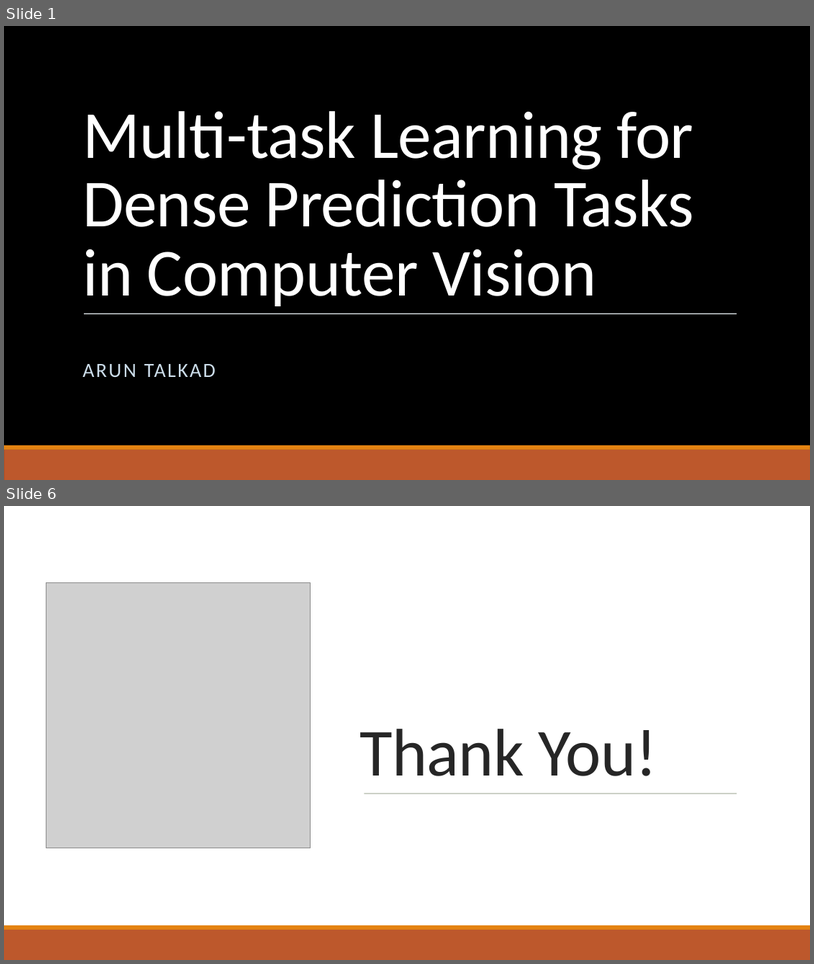
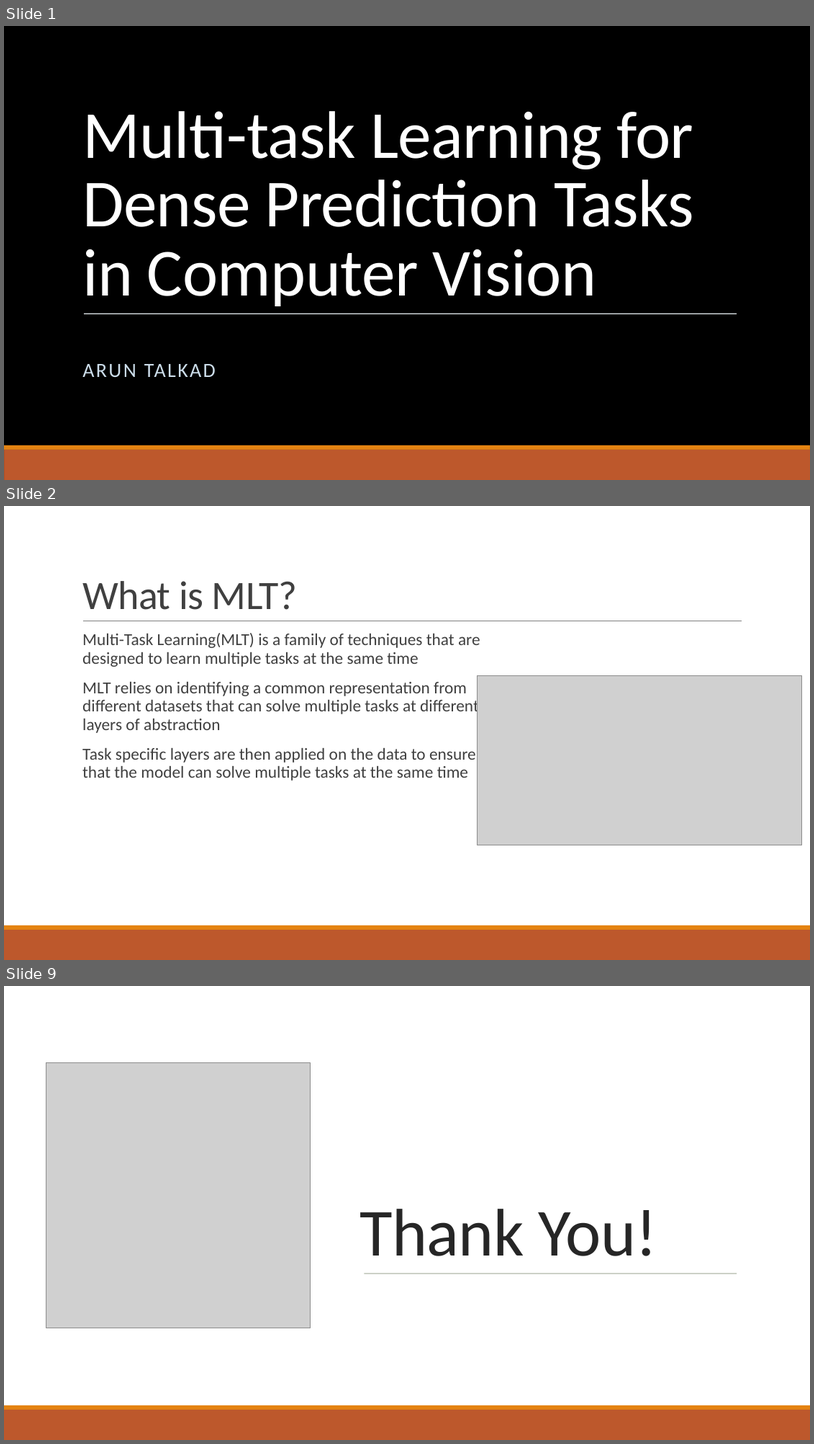
Before and after one commit to arunt-sjsu/advanced_deep_learning, a slide deck: short_story_assignment/MLT for Dense Predictions.pptx. Shown one above the other, each under a label of ours: slides 1 and 6 before the commit, slides 1, 2 and 9 after it; the slides between them are not shown. The pictures are 814x964 and 814x1444 pixels, drawn with LibreOffice and Linux fonts; fonts in the diff are those of the drawing; grey boxes stand for pictures; background and template pictures are left out. Boxes give left, top, right and bottom in pixels: in the first picture for what was removed or moved away, otherwise in the second. Text is boxed around its words. In the diff, an @@ line names an element or a change of style, - is before the commit and + after.

```diff
--- a/short_story_assignment/MLT for Dense Predictions.pptx
+++ b/short_story_assignment/MLT for Dense Predictions.pptx
@@ slide 2 added at [4, 506, 810, 960], background #FFFFFF; not listed: 2 template elements that a slide beside it also shows @@
@@ title added at [82, 581, 298, 610], 48 pt, text #404040 @@
+What is MLT?
@@ text added at [82, 633, 481, 780], 20 pt, text #404040 @@
+  Multi-Task Learning(MLT) is a family of techniques that are designed to learn multiple tasks at the same time
+  MLT relies on identifying a common representation from different datasets that can solve multiple tasks at different layers of abstraction
+  Task specific layers are then applied on the data to ensure that the model can solve multiple tasks at the same time
@@ line added from (83, 621) to (743, 621), #808080 0.5 pt @@
@@ picture added at [478, 675, 803, 845] @@
@@ what was slide 6 is now slide 9 @@
```
Also in this commit, not shown: 7 other slides added, 4 slides removed.
